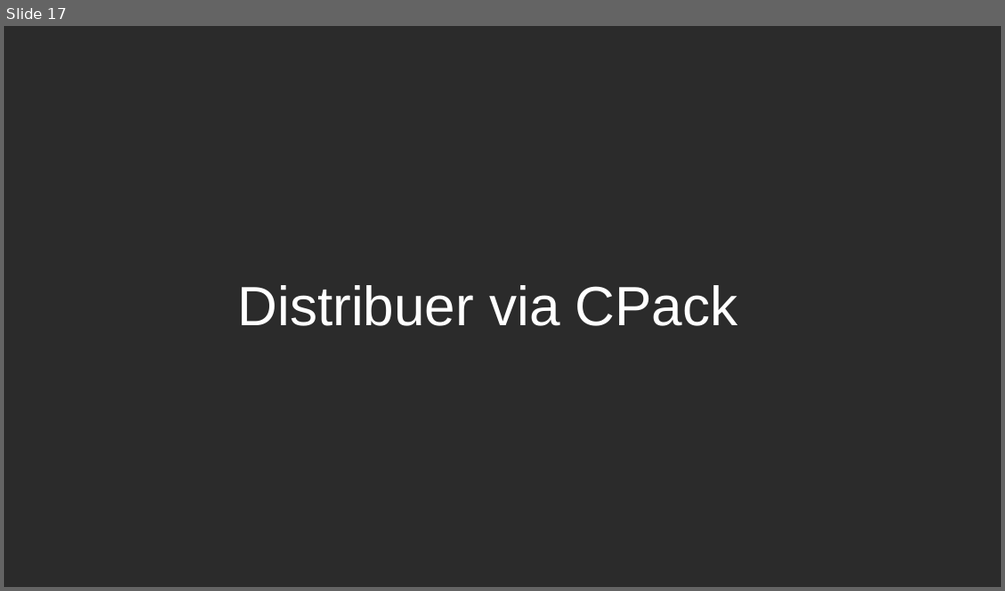
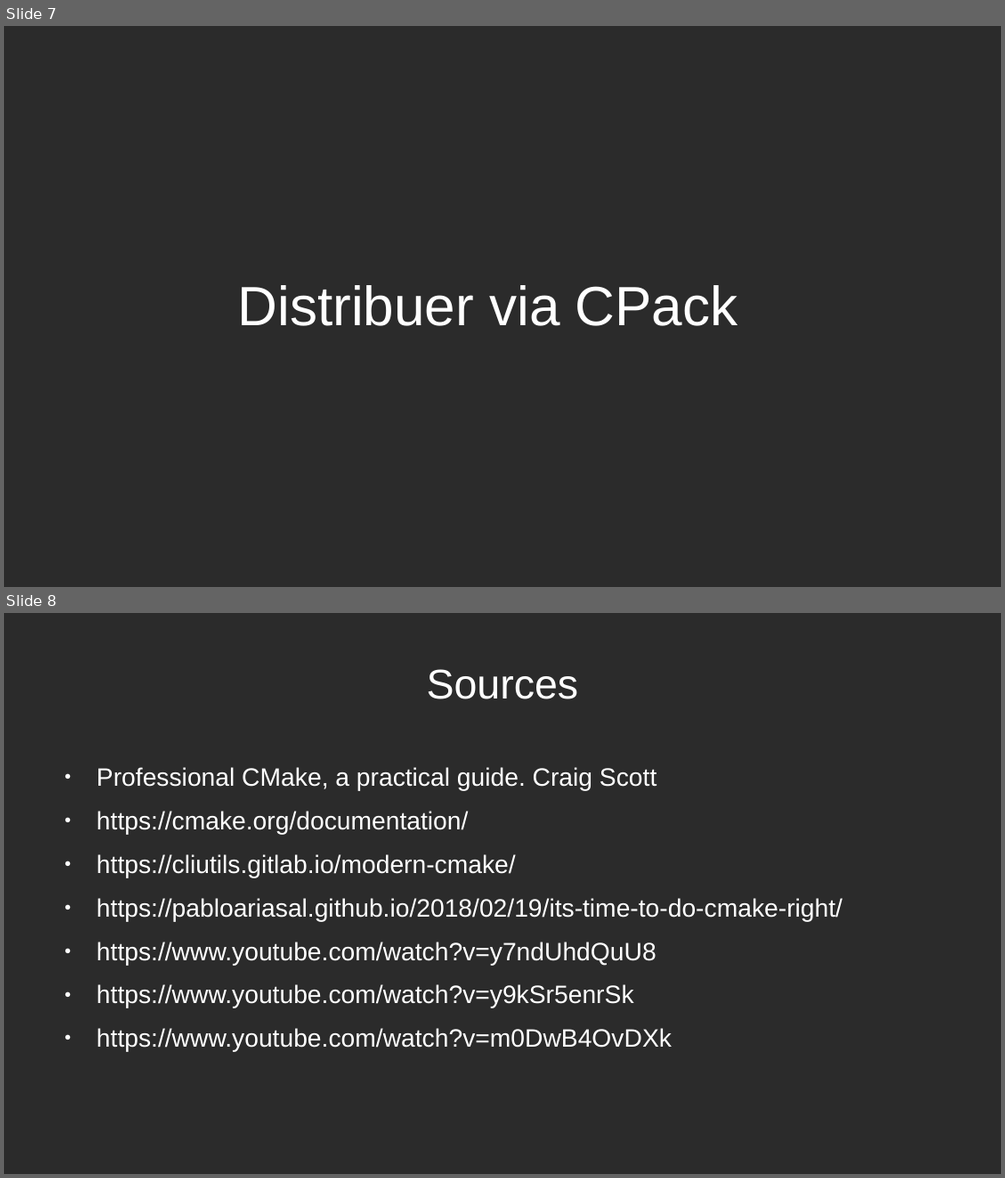
Before and after one commit to joeBlinx/Presentation_CMake, a slide deck: Presentation_CMake.odp. Shown one above the other, each under a label of ours: slide 17 before the commit, slides 7 and 8 after it. The pictures are 1005x591 and 1005x1178 pixels, drawn with LibreOffice and Linux fonts; fonts in the diff are those of the drawing; background and template pictures are left out; a plain dark background stands for a picture behind light text. Boxes give left, top, right and bottom in pixels: in the first picture for what was removed or moved away, otherwise in the second. Text is boxed around its words. In the diff, an @@ line names an element or a change of style, - is before the commit and + after.

Commit message:
intro plan sources

```diff
--- a/Presentation_CMake.odp
+++ b/Presentation_CMake.odp
@@ slide 8 added at [4,613,1001,1174], background picture (left out) @@
@@ title added at [427,669,579,699], 33 pt, text #FFFFFF @@
+Sources
@@ text added at [97,767,842,1052], 20 pt, text #FFFFFF @@
+● Professional CMake, a practical guide. Craig Scott
+● https://cmake.org/documentation/
+● https://cliutils.gitlab.io/modern-cmake/
+● https://pabloariasal.github.io/2018/02/19/its-time-to-do-cmake-right/
+● https://www.youtube.com/watch?v=y7ndUhdQuU8
+● https://www.youtube.com/watch?v=y9kSr5enrSk
+● https://www.youtube.com/watch?v=m0DwB4OvDXk
@@ what was slide 17 is now slide 7 @@
```
Also in this commit, not shown: 2 other slides added, 16 slides removed.
